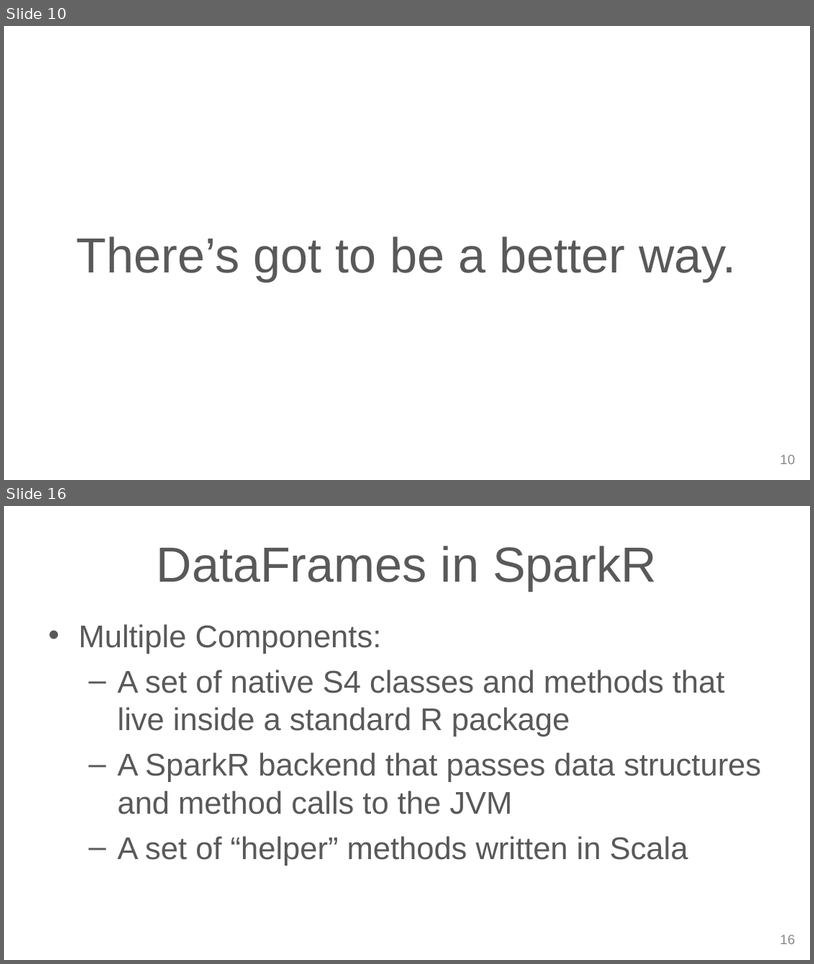
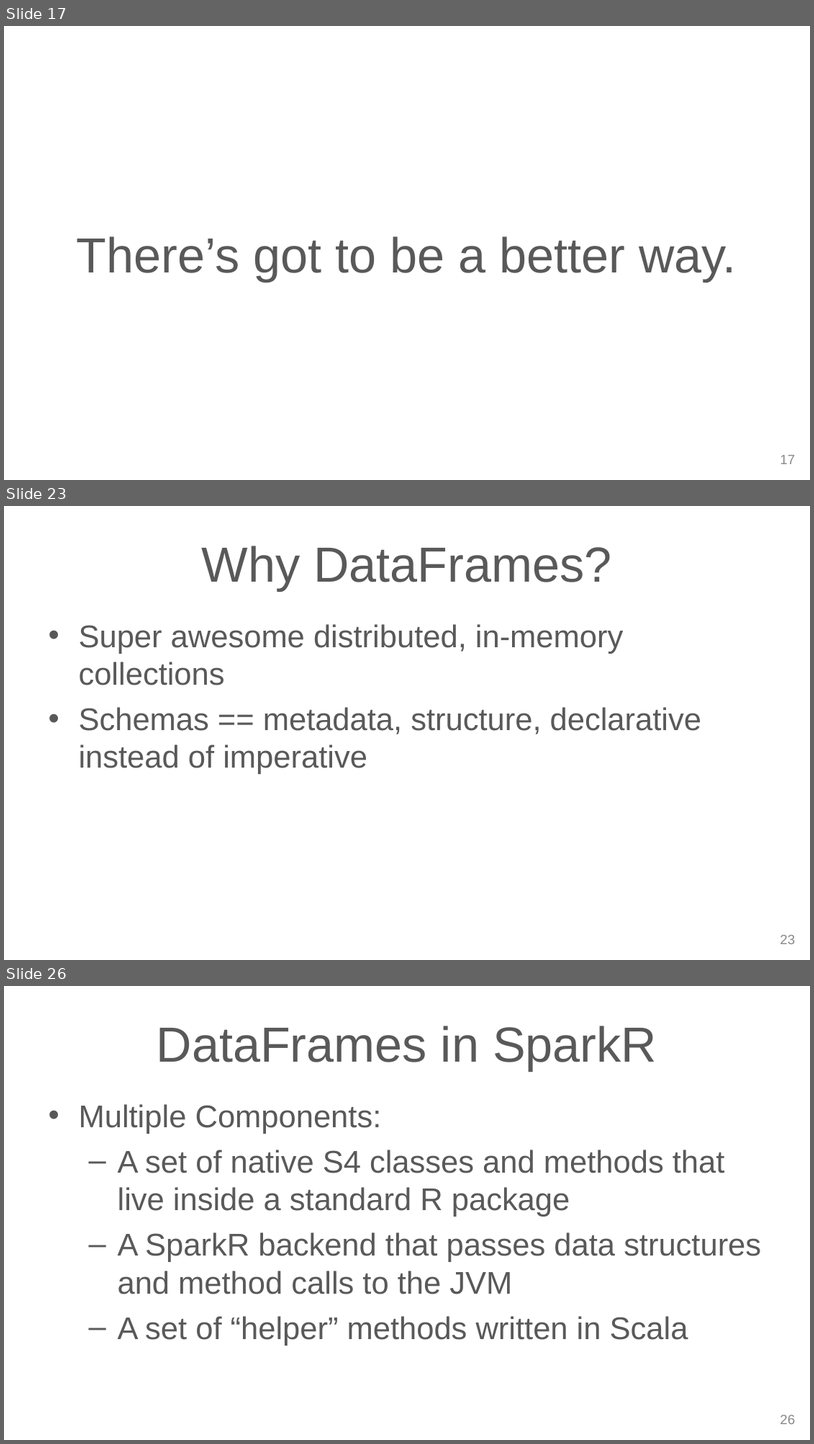
Before and after one commit to cafreeman/SparkR_DataFrame_Demo, a slide deck: SS_DataFrame_Slides.pptx. Shown one above the other, each under a label of ours: slides 10 and 16 before the commit, slides 17, 23 and 26 after it; the slides between them are not shown. The pictures are 814x964 and 814x1444 pixels, drawn with LibreOffice and Linux fonts; fonts in the diff are those of the drawing; background and template pictures are left out. Boxes give left, top, right and bottom in pixels: in the first picture for what was removed or moved away, otherwise in the second. Text is boxed around its words. In the diff, an @@ line names an element or a change of style, - is before the commit and + after.

```diff
--- a/SS_DataFrame_Slides.pptx
+++ b/SS_DataFrame_Slides.pptx
@@ slide 23 added at (4, 506, 810, 960), background picture (left out) @@
@@ title added at (201, 546, 612, 590), 44 pt, text #595959 @@
+Why DataFrames?
@@ text added at (79, 624, 702, 774), 28 pt, text #595959 @@
+• Super awesome distributed, in-memory collections
+• Schemas == metadata, structure, declarative instead of imperative
@@ page number added at (780, 934, 795, 944), 12 pt, text #888888 @@
+23
@@ what was slide 10 is now slide 17 @@
@@ page number at (780, 454, 795, 464): text changed @@
-10
+17
@@ what was slide 16 is now slide 26 @@
@@ page number at (780, 1414, 795, 1424): text changed @@
-16
+26
```
Also in this commit, not shown: 17 slides changed, 10 other slides added, 1 other file.
